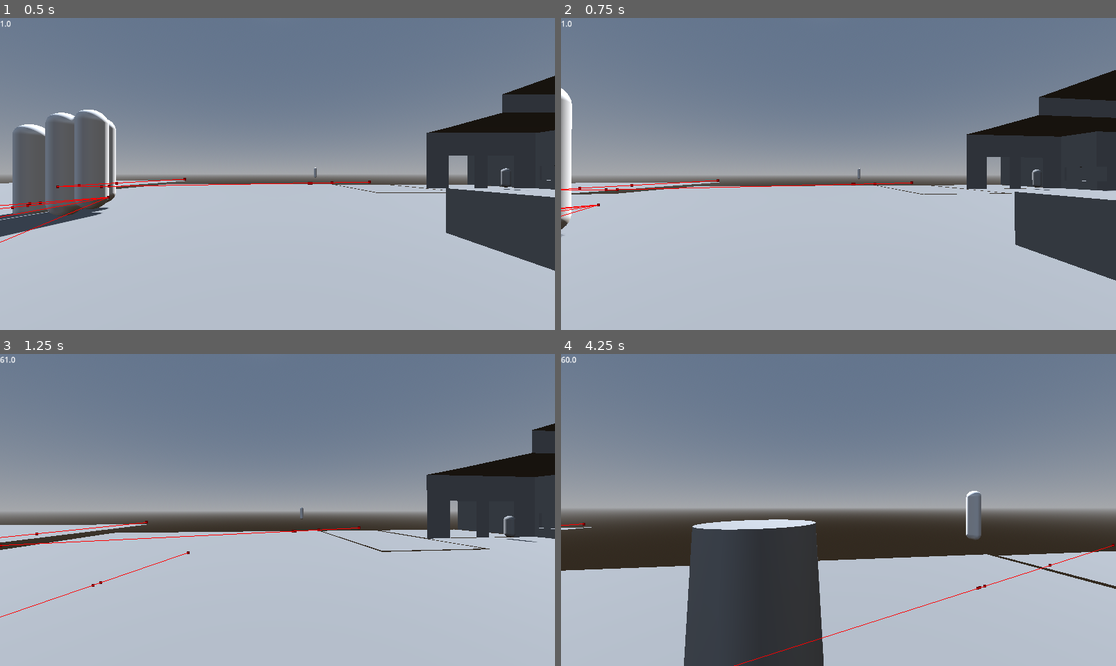
Above: before the commit, frames 1-4 (two rows, left to right).
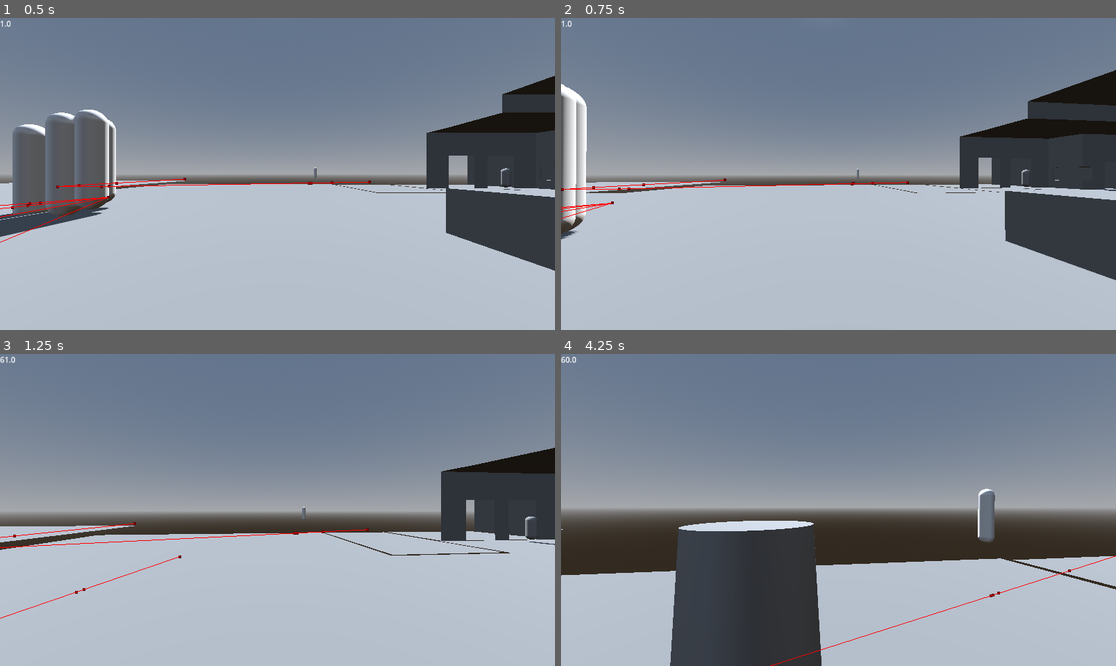
Above: after the commit, the same moments.

Repository: mFieldHouses/phase-two-the-dre-files
Game: Godot game, scene res://scenes/base_scene.tscn
Two runs of this game, one before a commit and one after it. Both use one fixed random seed, a clock stepped at 60 frames per second and the inputs below.
Inputs (mouse positions are in pixels of both pictures, inside the frame that each line leads up to):
- Up to frame 1 (0.5 s): no input
- Up to frame 2 (0.75 s): move the mouse to (866, 174) at 0.52 s; hold W (forward) from 0.53 s (still down); tap Shift (sprint) at 0.6 s
- Up to frame 3 (1.25 s): keep holding W (forward); tap Space (jump) at 0.77 s
- Up to frame 4 (4.25 s): keep holding W (forward); move the mouse to (810, 510) at 1.27 s; click (810, 510) at 1.35 s; tap Space (jump) at 1.52, 3.02, 3.77 s; tap Shift (sprint) at 1.55, 2.1, 3.05, 3.6 s; move the mouse to (849, 503) at 2.02 s; move the mouse to (832, 516) at 2.77 s; tap C (switch_camera) at 2.85 s; move the mouse to (877, 513) at 3.52 s

Frame 1 is identical in both runs. In frame 2, 4.0% of the frame differs, in the area x 0-100%, y 16-85%; in frame 3, 2.9%; in frame 4, 3.7%.

Commit message:
implement FOV change upon sprinting

Diff:
--- a/scenes/character_body_3d.gd
+++ b/scenes/character_body_3d.gd
@@ -5,6 +5,7 @@
 const JUMP_VELOCITY = 4.5
 
 const DEFAULT_FOV = 75
+const SPRINTING_FOV = 100
 
 var sprinting : bool = false
 
@@ -100,5 +101,13 @@
 	if event.is_action("sprint"):
 		if event.is_pressed():
 			sprinting = true
+			tween_camera_fov(SPRINTING_FOV)
 		else:
 			sprinting = false
+			tween_camera_fov(DEFAULT_FOV)
+
+func tween_camera_fov(new_fov : float, tween_time : float = 0.3) -> void:
+	var _tween = create_tween()
+	_tween.set_trans(Tween.TRANS_CUBIC)
+	_tween.set_ease(Tween.EASE_OUT)
+	_tween.tween_property(camera, "fov", new_fov, tween_time)
